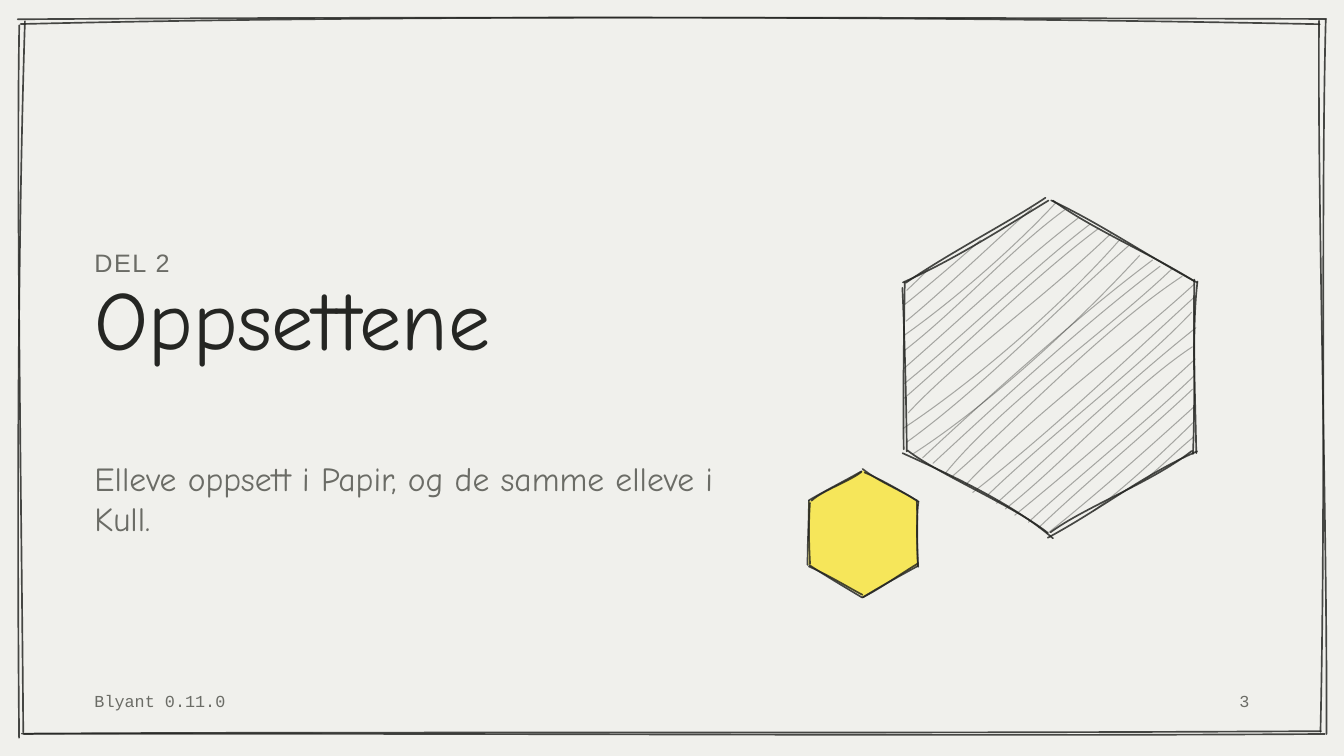
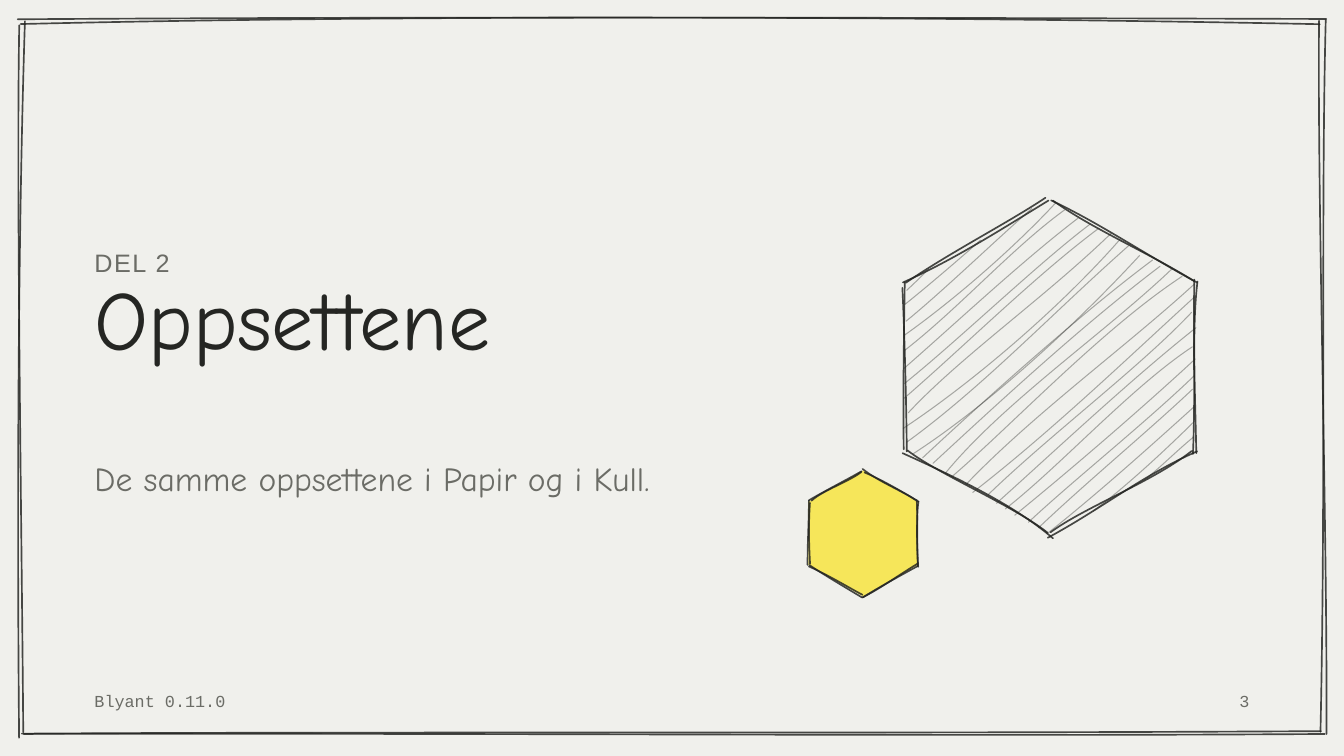
Before and after one commit to phareim/blyant, a slide deck: slide 3 of dist/blyant-eksempel.pptx. Drawn at 1344x756 pixels with LibreOffice and Linux fonts; fonts in the diff are those of the drawing. Boxes give left, top, right and bottom in pixels: in the first picture for what was removed or moved away, otherwise in the second. Text is boxed around its words. In the diff, an @@ line names an element or a change of style, - is before the commit and + after.

```diff
--- a/dist/blyant-eksempel.pptx
+++ b/dist/blyant-eksempel.pptx
@@ text at (94, 468, 650, 498): text changed @@
-Elleve oppsett i Papir, og de samme elleve i Kull.
+De samme oppsettene i Papir og i Kull.
```
Also in this commit, not shown: 1 other slide changed, 2 slides added, 5 other files.
